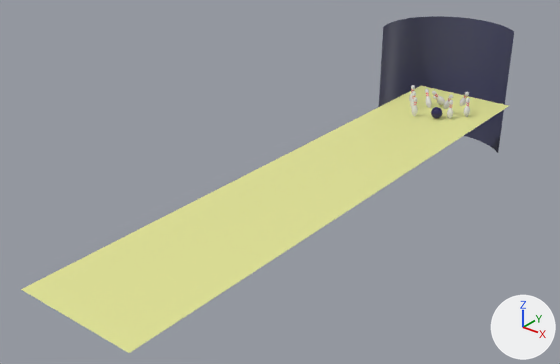
The Blender file Bowling.blend: old version first, new version second.
Camera for both pictures: a camera (50 mm lens) standing at (6.58, -12.32, 5.41) and looking at (-0.83, -3.06, -0.34). Every picture has the same lights, and +X, +Y and +Z are marked at lower right.

Script lines for the objects in view, before the commit:
```python
me_cylinder = bpy.data.meshes.new('Cylinder')
me_cylinder.from_pydata(...)  # 30 vertices, 14 faces; spans x -0.82..1.47, y -1.08..0.68, z -1.26..1.37
me_cylinder.polygons.foreach_set('use_smooth', [True] * 14)
me_cylinder.materials.append(mat_background)  # dark blue #4e4f6d
me_plane_001 = bpy.data.meshes.new('Plane.001')
me_plane_001.from_pydata([(-1.0, -1.0, 0.0), (1.0, -1.0, 0.0), (-1.0, 1.0, 0.0), (1.0, 1.0, 0.0)], [], [(0, 1, 3, 2)])
me_plane_001.materials.append(mat_alley_001)  # beige #e5e798
ob_cylinder = bpy.data.objects.new('Cylinder', me_cylinder)
ob_cylinder.location = (-0.75, 2.19, 0.0)
ob_plane_001 = bpy.data.objects.new('Plane.001', me_plane_001)
ob_plane_001.location = (0.0, -3.0, 0.0)
ob_plane_001.scale = (1.0, 5.0, 1.0)
```
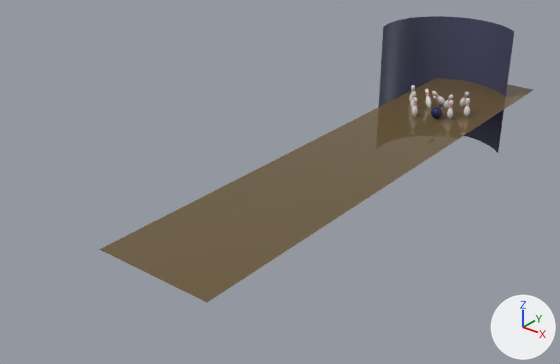
What the commit changed:
Material 'Alley' (mat_alley) is new.
Its base color is (0.146, 0.0986, 0.0399) (brown #6b5838).
Its roughness is 0.0.
me_plane_001 has 4 vertices, 1 face and spans x -1.0..1.0, y -1.0..1.0, z 0.0.
me_plane_001 no longer uses material mat_alley_001 (beige #e5e798).
me_plane_001 now uses material mat_alley (brown #6b5838).
Object 'Plane.001' (ob_plane_001) moves from (0.0, -3.0, 0.0) to (0.0, -1.76, 0.0).

Where the change shows, as pixel boxes (x1, y1, x2, y2) in the pictures (560 x 364 px):
'Plane.001', recoloured, moved (beige to brown)
    before: (21, 86, 508, 353)
    after: (99, 78, 533, 302)
